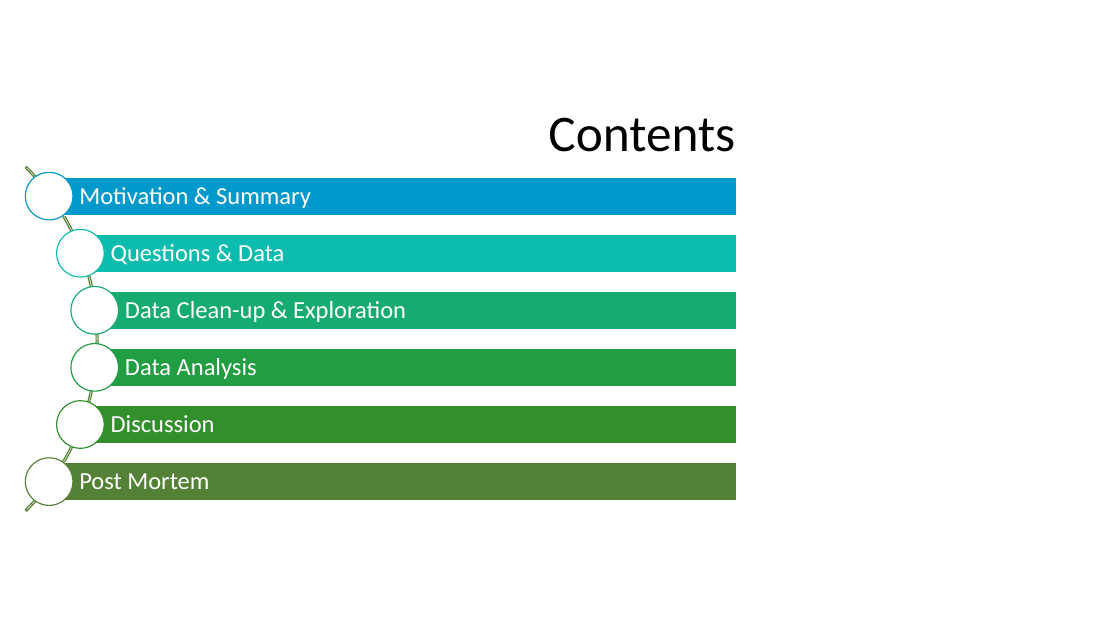
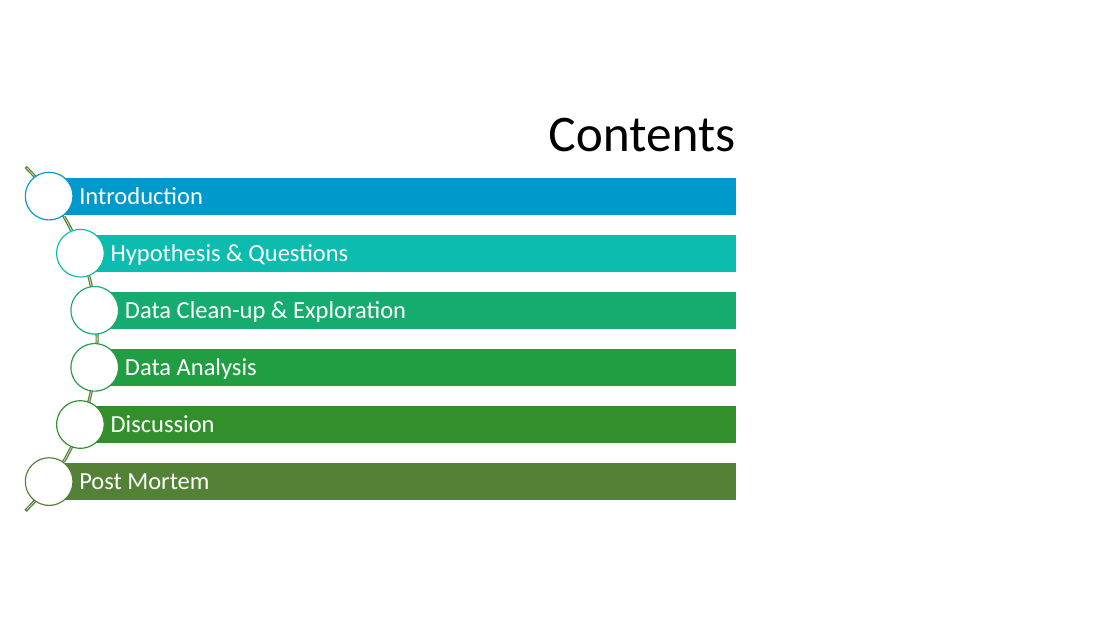
Before and after one commit to Alvin1359/world-happiness-report, a slide deck: slide 4 of World Happiness Report Presentation.pptx. Drawn at 1120x630 pixels with LibreOffice and Linux fonts; fonts in the diff are those of the drawing. Boxes give left, top, right and bottom in pixels: in the first picture for what was removed or moved away, otherwise in the second. Text is boxed around its words. In the diff, an @@ line names an element or a change of style, - is before the commit and + after.

```diff
--- a/World Happiness Report Presentation.pptx
+++ b/World Happiness Report Presentation.pptx
@@ text at [79,187,203,205]: text changed @@
-Motivation & Summary
+Introduction
@@ text at [111,244,348,265]: text changed @@
-Questions & Data
+Hypothesis & Questions
```
Also in this commit, not shown: 7 other slides changed, 8 slides added, 6 slides removed, 3 other files.
